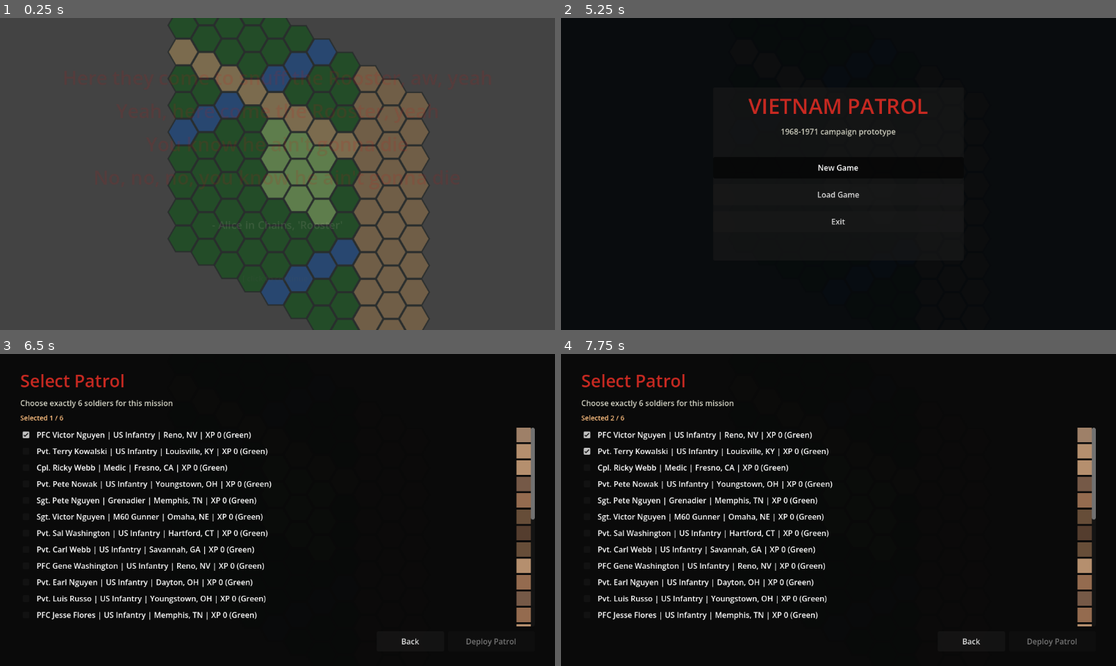
Above: before the commit, frames 1-4 (two rows, left to right).
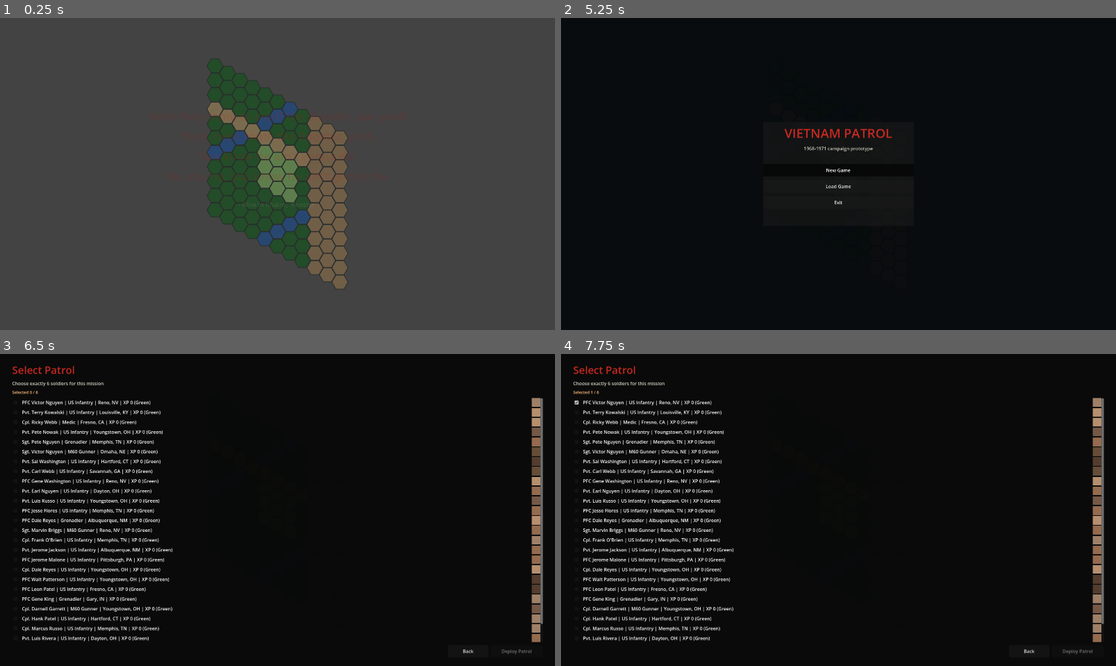
Above: after the commit, the same moments.

Repository: samuelvary1/vietnam-wargame
Game: Godot game, scene res://scenes/Main.tscn
Two runs of this game, one before a commit and one after it. Both use one fixed random seed, a clock stepped at 60 frames per second and the inputs below.
Inputs (mouse positions are in pixels of both pictures, inside the frame that each line leads up to):
- Up to frame 1 (0.25 s): no input
- Up to frame 2 (5.25 s): tap Enter at 0.5, 2, 3.5 s; move the mouse to (960, 158) at 0.52 s; click (960, 158) at 0.67 s; tap Space at 1.25, 2.75, 4.25 s; move the mouse to (727, 189) at 1.27 s; click (727, 189) at 1.42 s; move the mouse to (894, 105) at 2.02 s; click (894, 105) at 2.17 s; move the mouse to (810, 236) at 2.77 s; click (810, 236) at 2.92 s; move the mouse to (1005, 220) at 3.52 s; click (1005, 220) at 3.67 s; move the mouse to (672, 127) at 4.27 s; click (672, 127) at 4.42 s; move the mouse to (866, 174) at 5.02 s; click (866, 174) at 5.17 s
- Up to frame 3 (6.5 s): click (27, 435) at 5.77 s
- Up to frame 4 (7.75 s): click (577, 403) at 6.52 s; click (588, 450) at 7.27 s

The runs differ from the first frame. In frame 1, 33% of the frame differs, in the area x 30-78%, y 0-100%; in frame 2, 1.5%; in frame 3, 13%; in frame 4, 13%.

Commit message:
zoom function

Diff:
--- a/project.godot
+++ b/project.godot
@@ -19,6 +19,11 @@
 
 Campaign="*res://scripts/campaign_manager.gd"
 
+[display]
+
+window/size/viewport_width=1920
+window/size/viewport_height=1080
+
 [physics]
 
 3d/physics_engine="Jolt Physics"
--- a/scenes/Main.tscn
+++ b/scenes/Main.tscn
@@ -8,6 +8,11 @@
 
 [node name="Main" type="Node2D"]
 script = ExtResource("1_main")
+
+[node name="Camera2D" type="Camera2D" parent="."]
+enabled = true
+position = Vector2(620, 320)
+zoom = Vector2(0.9, 0.9)
 
 [node name="HexGrid" type="TileMapLayer" parent="."]
 script = ExtResource("2_hex")
--- a/scripts/main.gd
+++ b/scripts/main.gd
@@ -16,6 +16,11 @@
 @onready var game_manager: Node       = $GameManager
 @onready var ui_manager: CanvasLayer  = $UIManager
 @onready var enemy_ai: Node           = $EnemyAI
+@onready var camera_2d: Camera2D      = $Camera2D
+
+const ZOOM_STEP: float = 0.05
+const ZOOM_MIN: float = 0.7
+const ZOOM_MAX: float = 1.2
 
 # ─── Action state ─────────────────────────────────────────────────────────────
 
@@ -311,6 +316,13 @@
 func _on_enemy_turn_complete() -> void:
 	game_manager.start_next_turn()
 
+func _unhandled_input(event: InputEvent) -> void:
+	if event is InputEventMouseButton and event.pressed:
+		if event.button_index == MOUSE_BUTTON_WHEEL_UP:
+			_adjust_zoom(-ZOOM_STEP)
+		elif event.button_index == MOUSE_BUTTON_WHEEL_DOWN:
+			_adjust_zoom(ZOOM_STEP)
+
 func _on_unit_died(unit: Node) -> void:
 	if unit.team == Globals.Team.US:
 		Campaign.mark_casualty(unit)
@@ -334,3 +346,9 @@
 	var can_attack_now: bool = selected_unit.can_attack() and game_manager.action_points >= 1
 	var can_fortify_now: bool = not selected_unit.is_fortified and game_manager.action_points >= 1
 	ui_manager.show_unit_panel(selected_unit, can_move_now, can_attack_now, can_fortify_now)
+
+func _adjust_zoom(delta: float) -> void:
+	if camera_2d == null:
+		return
+	var target_zoom: float = clamp(camera_2d.zoom.x + delta, ZOOM_MIN, ZOOM_MAX)
+	camera_2d.zoom = Vector2(target_zoom, target_zoom)
